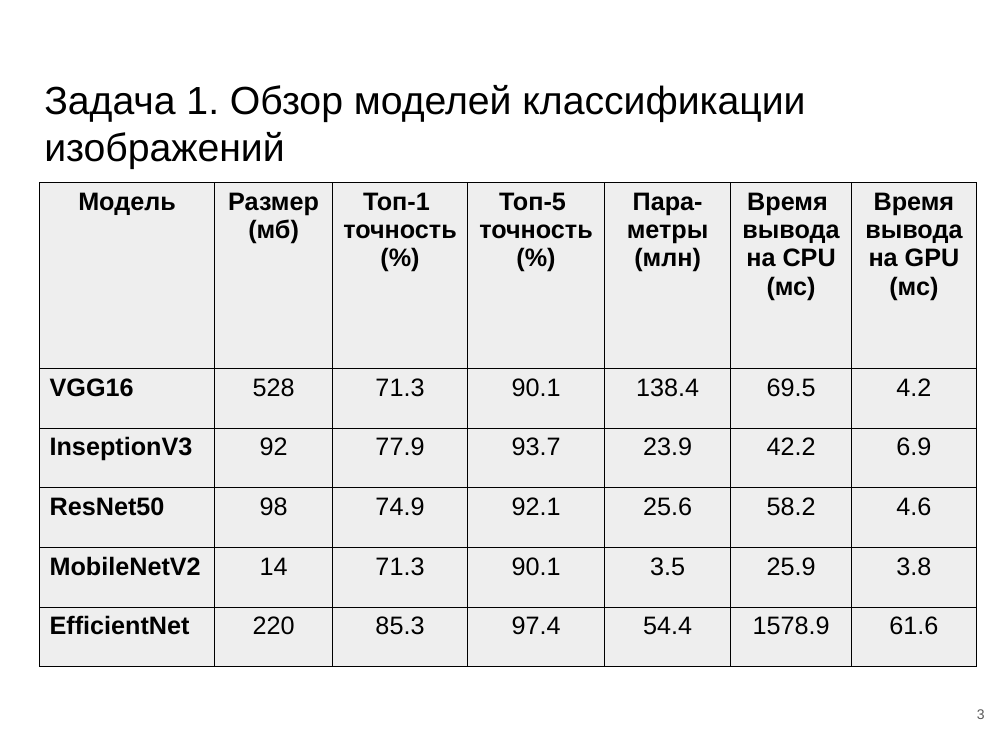
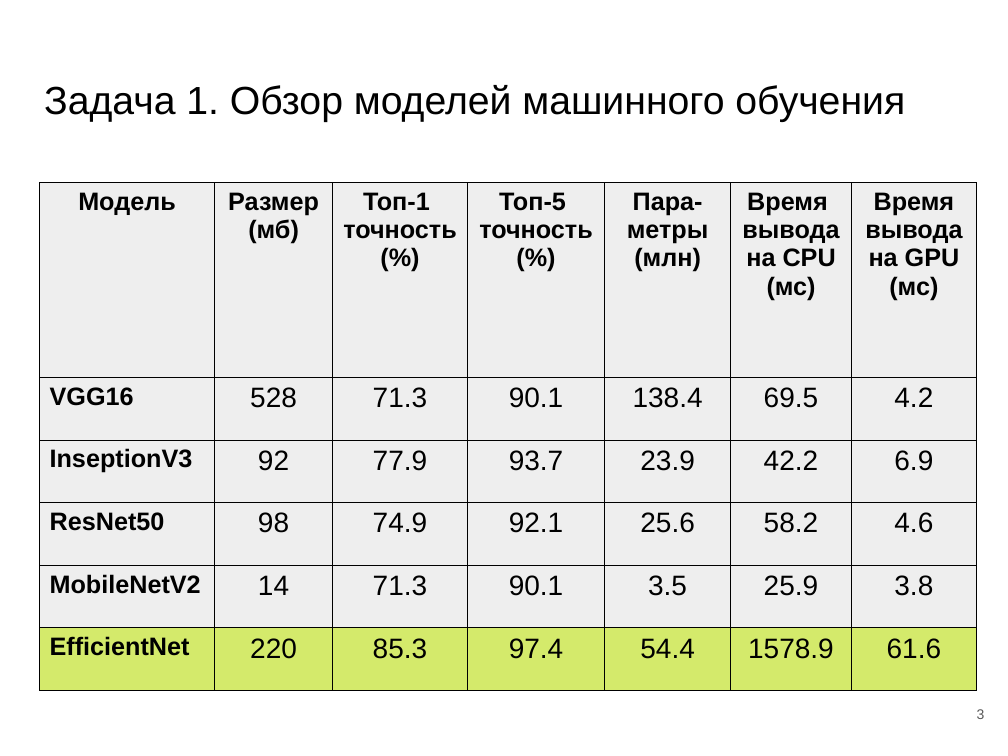
Before and after one commit to LRoslova/criminalContent_monitor, a slide deck: slide 3 of reports/Презентация_ВКР_Рослова.pptx. Drawn at 1008x756 pixels with LibreOffice and Linux fonts; fonts in the diff are those of the drawing. Boxes give left, top, right and bottom in pixels: in the first picture for what was removed or moved away, otherwise in the second. Text is boxed around its words. In the diff, an @@ line names an element or a change of style, - is before the commit and + after.

```diff
--- a/reports/Презентация_ВКР_Рослова.pptx
+++ b/reports/Презентация_ВКР_Рослова.pptx
@@ text at [44, 85, 905, 122]: text changed @@
-Задача 1. Обзор моделей классификации изображений
+Задача 1. Обзор моделей машинного обучения
@@ table at [39, 182, 975, 690] @@
@@ fill #EEEEEE to #D4EA6B in row 6 @@
@@ size 18 to 20 pt in "528", "71.3", "90.1", "138.4" and 26 more places @@
```
Also in this commit, not shown: 3 other slides changed, 2 slides added, 1 slide removed, 19 other files.
